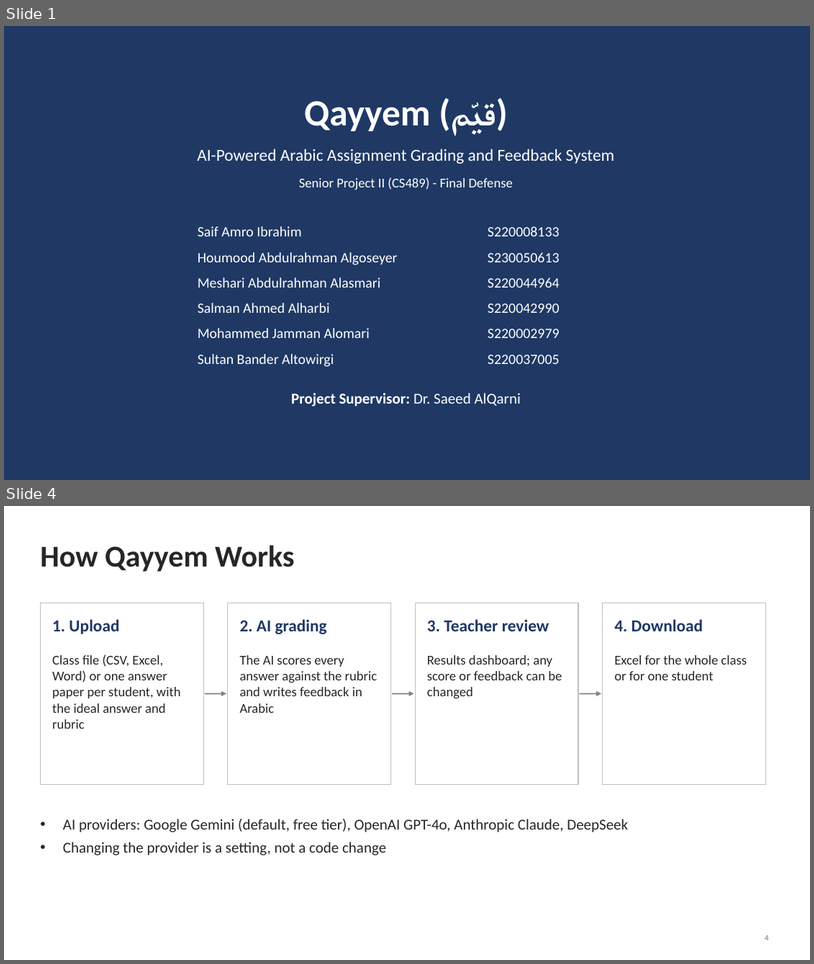
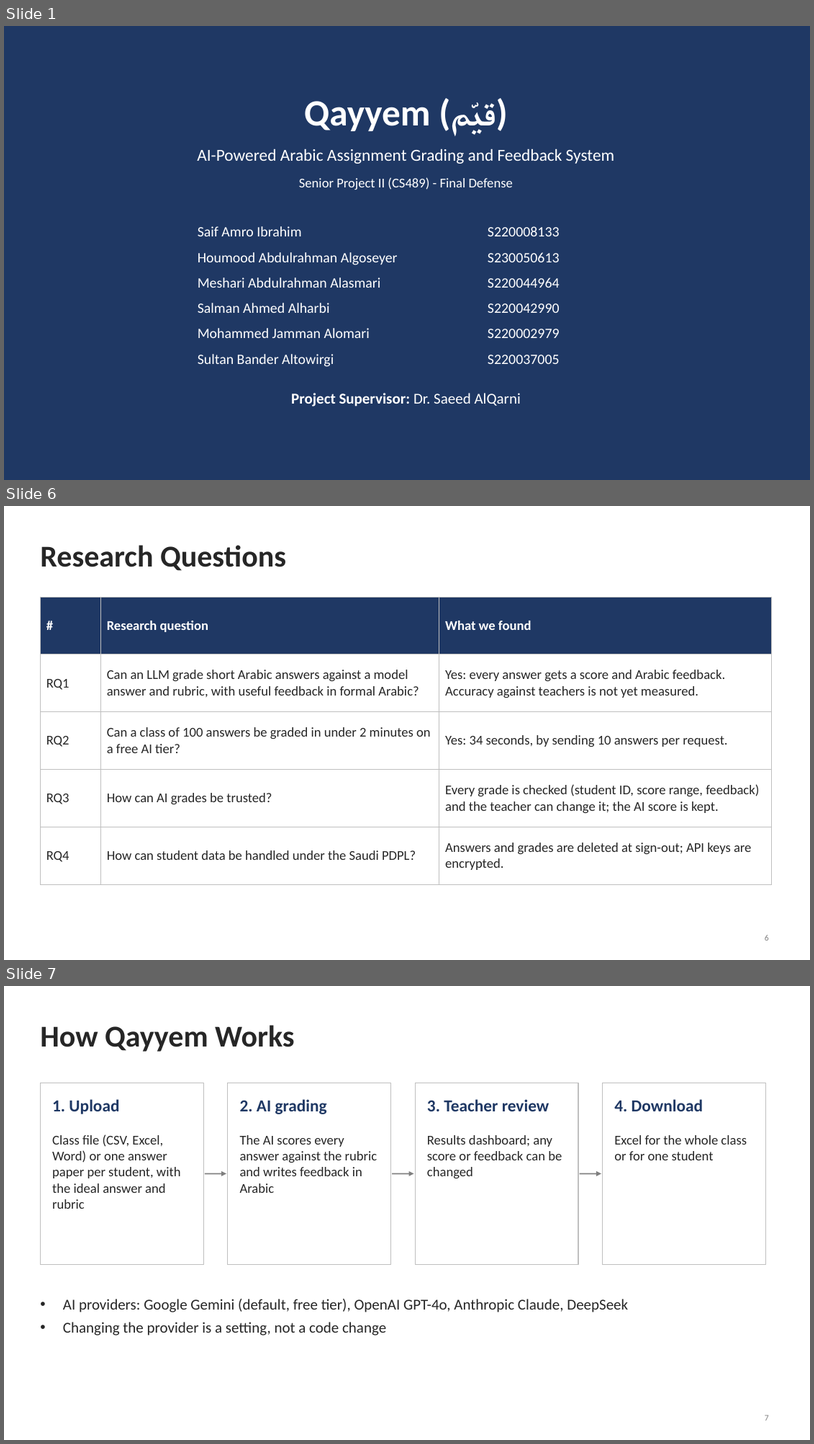
Before and after one commit to saif12ibr-pixel/qayyem, a slide deck: DOCUMENTS/Qayyem_Final_Defense.pptx. Shown one above the other, each under a label of ours: slides 1 and 4 before the commit, slides 1, 6 and 7 after it; the slides between them are not shown. The pictures are 814x964 and 814x1444 pixels, drawn with LibreOffice and Linux fonts; fonts in the diff are those of the drawing. Boxes give left, top, right and bottom in pixels: in the first picture for what was removed or moved away, otherwise in the second. Text is boxed around its words. In the diff, an @@ line names an element or a change of style, - is before the commit and + after.

```diff
--- a/DOCUMENTS/Qayyem_Final_Defense.pptx
+++ b/DOCUMENTS/Qayyem_Final_Defense.pptx
@@ slide 6 added at [4,506,810,960], background #FFFFFF @@
@@ title added at [40,545,286,571], 36 pt, text #262626, bold @@
+Research Questions
@@ table added at [40,597,772,884], 5 rows, 3 columns @@
+# | Research question | What we found
+RQ1 | Can an LLM grade short Arabic answers against a model answer and rubric, with useful feedback in formal Arabic? | Yes: every answer gets a score and Arabic feedback. Accuracy against teachers is not yet measured.
+RQ2 | Can a class of 100 answers be graded in under 2 minutes on a free AI tier? | Yes: 34 seconds, by sending 10 answers per request.
+RQ3 | How can AI grades be trusted? | Every grade is checked (student ID, score range, feedback) and the teacher can change it; the AI score is kept.
+RQ4 | How can student data be handled under the Saudi PDPL? | Answers and grades are deleted at sign-out; API keys are encrypted.
@@ page number added at [765,934,769,940], 10 pt, text #7F7F7F @@
+6
@@ what was slide 4 is now slide 7 @@
@@ page number at [765,1414,769,1420]: text changed @@
-4
+7
```
Also in this commit, not shown: 3 slides changed, 6 other slides added, 8 other files.
